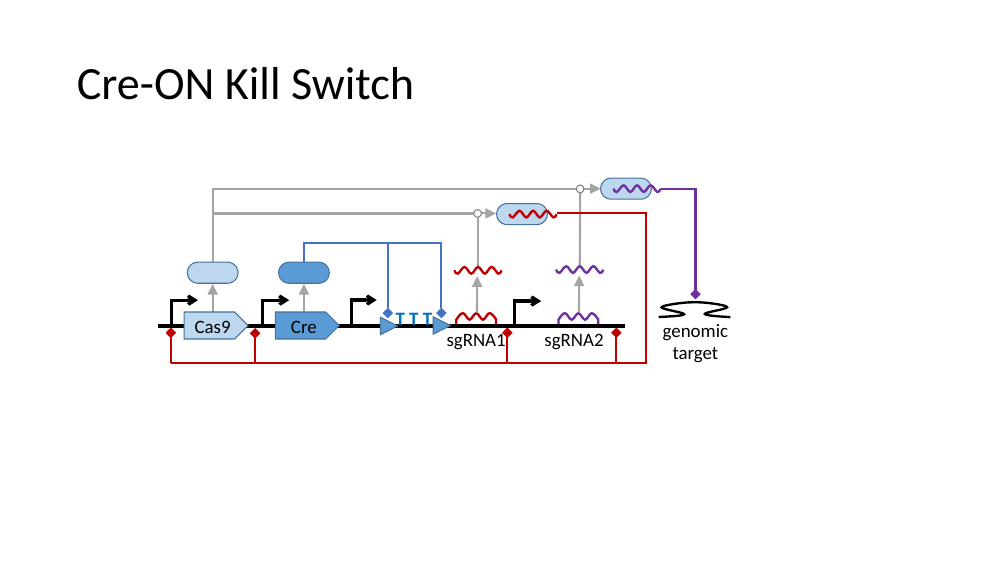
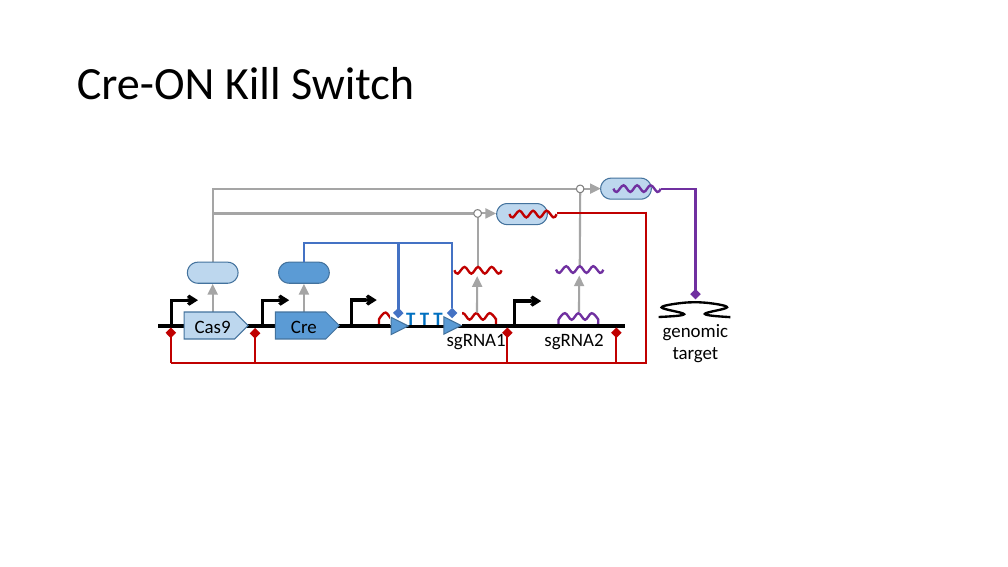
Before and after one commit to TASBE/CRISPR-safety-switches, a slide deck: slide 13 of paper_figures/sbolvisual/17 Combinations.pptx. Drawn at 1008x567 pixels with LibreOffice and Linux fonts; fonts in the diff are those of the drawing. Boxes give left, top, right and bottom in pixels: in the first picture for what was removed or moved away, otherwise in the second. Text is boxed around its words. In the diff, an @@ line names an element or a change of style, - is before the commit and + after.

```diff
--- a/paper_figures/sbolvisual/17 Combinations.pptx
+++ b/paper_figures/sbolvisual/17 Combinations.pptx
@@ elbow arrow moved from (304, 262) - (442, 313) to (304, 262) - (452, 313) @@
@@ elbow arrow moved from (304, 262) - (388, 313) to (304, 262) - (399, 313) @@
@@ freeform shape added at [379, 312, 419, 319], outline #C00000 2.25 pt @@
@@ line added from (379, 318) to (379, 327), #C00000 2.25 pt @@
@@ line added from (379, 326) to (391, 326), #C00000 2.25 pt @@
@@ rectangle added at [391, 310, 461, 324], fill #FFFFFF, outline #FFFFFF 1 pt @@
@@ 2 triangles, 1 text: place and size @@
-2 triangles, 1 text at [380, 312, 451, 335]
+2 triangles, 1 text at [391, 312, 461, 335]
```
Also in this commit, not shown: 4 other slides changed.
